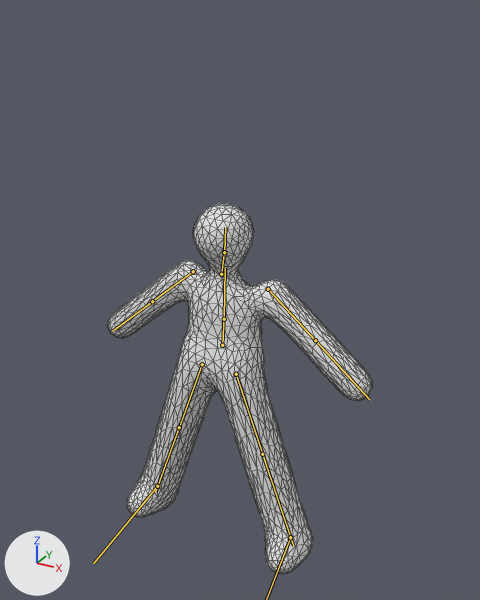
An edit to the glTF model public/models/player.glb, drawn before and after from the same camera.
Camera for both pictures: a camera (50 mm lens) standing at (1.43, -2.43, 1.47) and looking at (0.07, 0.04, 0.24). Arrows for +X, +Y and +Z are at lower left; the lights stay in place. The first picture is the older version. The bones that bend it are drawn over the model as lines. Mesh edges are drawn as thin lines.

The first picture shows 'Body'.
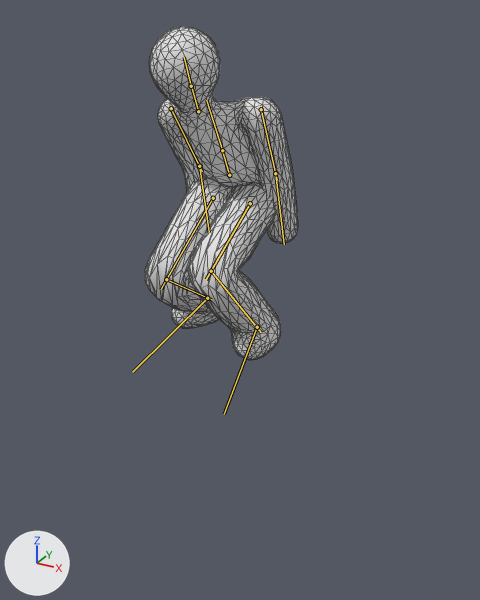
The newer file adds an action. The first version stands in its rest pose; the second is drawn at frame 13 of the action 'crouch_idle'.

Boxes (x1, y1, x2, y2) around the edits, measured in the pictures (480 x 600 px):
'Body', posed (42% narrower, 10% shorter)
    before: (108, 203, 372, 574)
    after: (145, 27, 298, 360)
bone 'LeftUpLeg', root to tip
    before: (236, 374) to (265, 462)
    after: (250, 203) to (206, 279)
bone 'LeftLeg', root to tip
    before: (262, 454) to (293, 546)
    after: (211, 271) to (261, 332)
bone 'LowerBack', root to tip
    before: (222, 345) to (224, 316)
    after: (229, 175) to (221, 148)
bone 'Spine', root to tip
    before: (224, 319) to (225, 268)
    after: (222, 150) to (206, 100)
bone 'LeftArm', root to tip
    before: (268, 289) to (321, 346)
    after: (261, 109) to (277, 180)
bone 'LeftForeArm', root to tip
    before: (315, 340) to (369, 399)
    after: (275, 173) to (284, 244)
bone 'Neck1', root to tip
    before: (221, 274) to (224, 250)
    after: (198, 111) to (190, 83)
bone 'Head', root to tip
    before: (224, 252) to (225, 227)
    after: (191, 86) to (184, 57)
bone 'RightArm', root to tip
    before: (193, 271) to (148, 304)
    after: (171, 108) to (202, 171)
bone 'RightForeArm', root to tip
    before: (152, 301) to (112, 331)
    after: (199, 166) to (209, 232)
bone 'RightUpLeg', root to tip
    before: (202, 364) to (177, 433)
    after: (213, 198) to (161, 289)
bone 'RightLeg', root to tip
    before: (179, 427) to (155, 492)
    after: (166, 279) to (211, 299)
bone 'RightFoot', root to tip
    before: (157, 486) to (93, 563)
    after: (207, 298) to (132, 372)

The change in detail:
Bone 'LeftUpLeg' (bone_leftupleg) moves from (0.0, 0.0, 0.0) to (-0.297, -0.826, -0.153).
Bone 'LeftUpLeg' (bone_leftupleg) turns from (0, 0, 0) to (65, 0, -11) degrees about its own x, y and z.
Bone 'LeftLeg' (bone_leftleg) turns from (0, 0, 0) to (-104, 0, 0) degrees about its own x, y and z.
Bone 'LeftFoot' (bone_leftfoot) turns from (0, 0, 0) to (-37, -3, 11) degrees about its own x, y and z.
Bone 'LowerBack' (bone_lowerback) moves from (0.0, 0.0, 0.0) to (-0.002, 0.892, 0.016).
Bone 'LowerBack' (bone_lowerback) turns from (0, 0, 0) to (34, 2, 2) degrees about its own x, y and z.
Bone 'Spine' (bone_spine) turns from (0, 0, 0) to (-2, 3, 0) degrees about its own x, y and z.
Bone 'LeftArm' (bone_leftarm) moves from (0.0, 0.0, 0.0) to (0.001, 0.0, -0.005).
Bone 'LeftArm' (bone_leftarm) turns from (0, 0, 0) to (6, 29, -47) degrees about its own x, y and z.
Bone 'LeftForeArm' (bone_leftforearm) turns from (0, 0, 0) to (11, -1, 6) degrees about its own x, y and z.
Bone 'Neck1' (bone_neck1) moves from (0.0, 0.0, 0.0) to (-0.029, -0.012, 0.011).
Bone 'Neck1' (bone_neck1) turns from (0, 0, 0) to (-17, 42, 1) degrees about its own x, y and z.
Bone 'Head' (bone_head) turns from (0, 0, 0) to (5, 12, -2) degrees about its own x, y and z.
Bone 'RightArm' (bone_rightarm) moves from (0.0, 0.0, 0.0) to (0.001, -0.001, 0.005).
Bone 'RightArm' (bone_rightarm) turns from (0, 0, 0) to (-2, -3, 54) degrees about its own x, y and z.
Bone 'RightForeArm' (bone_rightforearm) turns from (0, 0, 0) to (15, 1, -9) degrees about its own x, y and z.
Bone 'RightUpLeg' (bone_rightupleg) moves from (0.0, 0.0, 0.0) to (0.303, -0.824, -0.149).
Bone 'RightUpLeg' (bone_rightupleg) turns from (0, 0, 0) to (47, 0, 11) degrees about its own x, y and z.
Bone 'RightLeg' (bone_rightleg) turns from (0, 0, 0) to (-105, 0, 0) degrees about its own x, y and z.
Bone 'RightFoot' (bone_rightfoot) turns from (0, 0, 0) to (-45, 5, -15) degrees about its own x, y and z.
